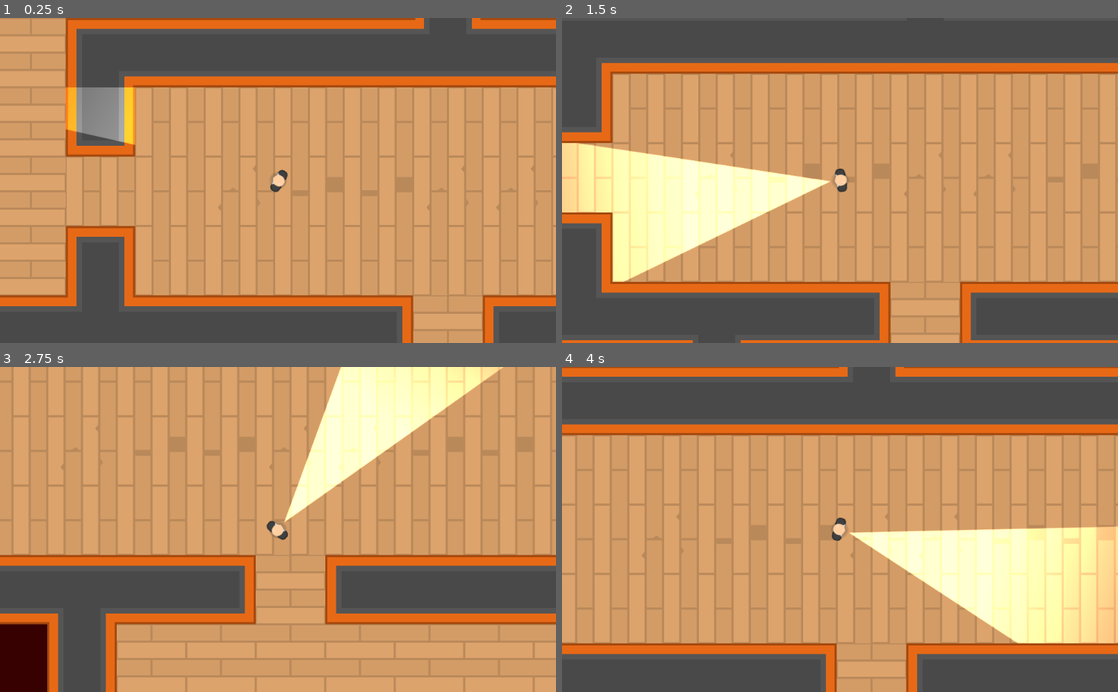
Above: before the commit, frames 1-4 (two rows, left to right).
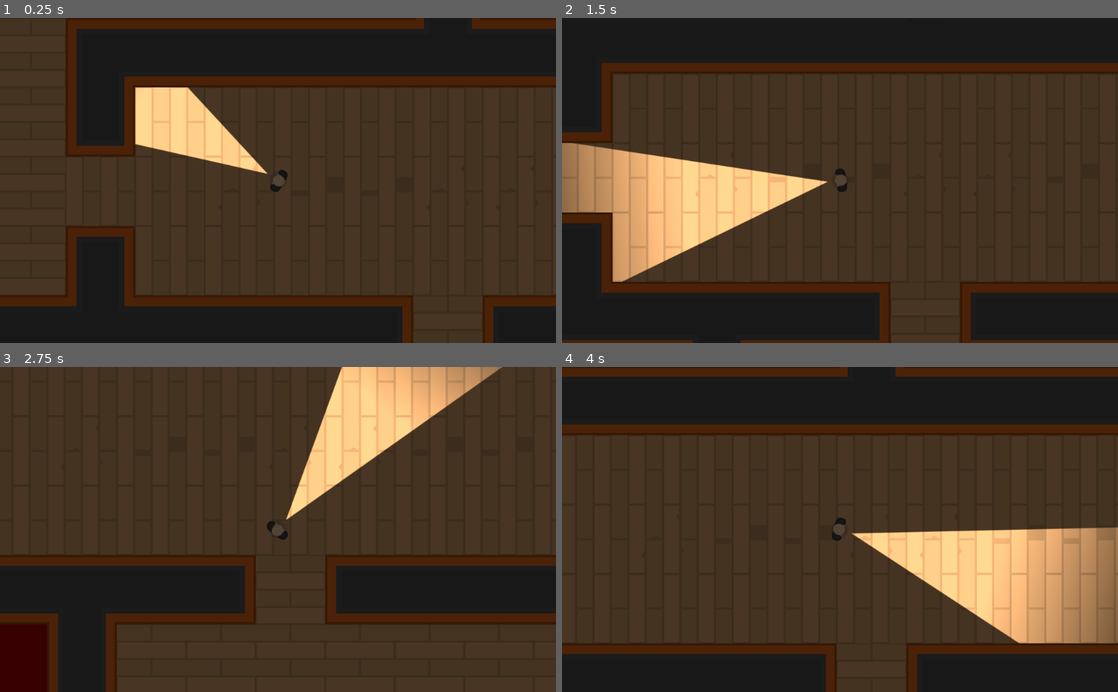
Above: after the commit, the same moments.

Repository: sandoche/Godot-learning-udemy
Game: Godot game, scene res://Levels/TemplateLevel.tscn
Same seed, same stepped clock (60 frames per second), same inputs: the game is played once before the commit and once after it. This scene is started directly instead of the project's main scene.
Inputs (mouse positions are in pixels of both pictures, inside the frame that each line leads up to):
- Up to frame 1 (0.25 s): no input
- Up to frame 2 (1.5 s): tap Enter at 0.5 s; move the mouse to (962, 164) at 0.52 s; hold D (move_right) 0.53-1.28 s; move the mouse to (728, 196) at 1.27 s; hold S (move_down) from 1.28 s (still down)
- Up to frame 3 (2.75 s): move the mouse to (333, 458) at 2.02 s; release S (move_down) at 2.03 s; hold D (move_right) from 2.03 s (still down)
- Up to frame 4 (4 s): move the mouse to (812, 594) at 2.77 s; release D (move_right) at 2.78 s; hold Z (move_up) 2.78-3.53 s; move the mouse to (1006, 578) at 3.52 s; hold Q (move_left) from 3.53 s (still down)

The runs differ from the first frame. In frame 1, 100% of the frame differs, in the area x 0-100%, y 0-100%; in frame 2, 100%; in frame 3, 98%; in frame 4, 100%.

Commit message:
:sparkles: Light and shadow added

Diff:
--- a/HeistMeisters/Characters/Player.tscn
+++ b/HeistMeisters/Characters/Player.tscn
@@ -13,7 +13,8 @@
 texture = ExtResource( 1 )
 
 [node name="Torch" parent="." index="2" instance=ExtResource( 5 )]
-position = Vector2( 333, 0 )
+position = Vector2( 17.6064, 0 )
 texture = ExtResource( 4 )
+offset = Vector2( 320, 0 )
 shadow_enabled = true
 shadow_color = Color( 0.168627, 0.141176, 0.141176, 0 )
--- a/HeistMeisters/Levels/TemplateLevel.tscn
+++ b/HeistMeisters/Levels/TemplateLevel.tscn
@@ -16,3 +16,6 @@
 
 [node name="Camera2D" type="Camera2D" parent="Player"]
 current = true
+
+[node name="CanvasModulate" type="CanvasModulate" parent="."]
+color = Color( 0.32549, 0.32549, 0.32549, 1 )
